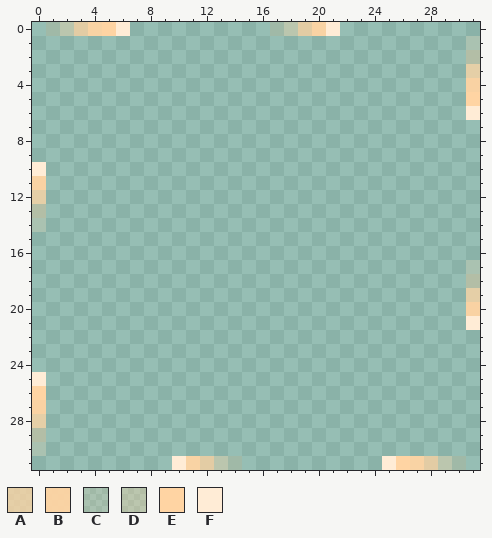
Pixel-art sprite: InParallel Art Assets/ComponentHover4.png. This is how it looked before the edit.
The file is 32x32 pixels. Colours within 5 levels of each other are drawn and written as one.
Palette (. is transparent): A #ffd4a3c1  B #ffd4a3f1  C #ffd4a331  D #ffd4a359  E #ffd4a3  F #ffecd6
Now the later version:
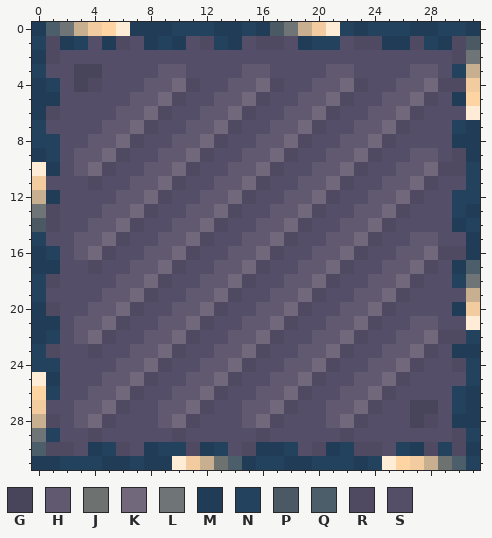
Colours new in this view: G #484459  H #605970  J #6d7170  K #71687b  L #6f7476  M #203c56  N #23425e  P #4a5964  Q #4d5e6b  R #4f4a62  S #544e68
Message: Add files via upload Hover Sprites with Compinent tiles added in the backgrund.
Difference:
colour A: #ffd4a3c1 -> #c8af90
colour B: #ffd4a3f1 -> #f2cb9e
Changed rows in their new state; - is a pixel that keeps its letter.
first column x 0:
 0 MQL----MMMNNNMMNMPL---NMNNNMMNNM
 1 NRMNSMRSMNMSRNMSRRSMNNSRRMMRNMRP
 2 MRSSSSSSSSSSSSSSSSSSSSSSSSSSSSRL
 3 NSSGGSSSSHHSSSSHHSSSSHHSSSSHHSN-
 4 MNSGRSSSHHKRSSHHKRSSHHKRSSHHKRR-
 5 MMSSSSSHHKRSSHHKRSSHHKRSSHHKRSM-
 6 MRSSSSHHKRSSHHKRSSHHKRSSHHKRSSS-
 7 NSSSSHHKRSSHHKRSSHHKRSSHHKRSSSNM
 8 NNSSHHKRSSHHKRSSHHKRSSHHKRSSSSMM
 9 MNSHHKRSSHHKRSSHHKRSSHHKRSSHHSRM
10 -MSHKRSSHHKRSSHHKRSSHHKRSSHHKRRN
11 -SSSRSSHHKRSSHHKRSSHHKRSSHHKRSSN
12 -MSSSSHHKRSSHHKRSSHHKRSSHHKRSSNN
13 LRSSSHHKRSSHHKRSSHHKRSSHHKRSSSNM
14 PRSSHHKRSSHHKRSSHHKRSSHHKRSSSSMN
15 NSSHHKRSSHHKRSSHHKRSSHHKRSSHHSSM
16 MNSHKRSSHHKRSSHHKRSSHHKRSSHHKRRM
17 MMSSRSSHHKRSSHHKRSSHHKRSSHHKRSMQ
18 NRSSSSHHKRSSHHKRSSHHKRSSHHKRSSNL
19 NSSSSHHKRSSHHKRSSHHKRSSHHKRSSSS-
20 MRSSHHKRSSHHKRSSHHKRSSHHKRSSSSM-
21 MMSHHKRSSHHKRSSHHKRSSHHKRSSHHSS-
22 MNSHKRSSHHKRSSHHKRSSHHKRSSHHKRRN
23 NRSSRSSHHKRSSHHKRSSHHKRSSHHKRSMM
24 NNSSSSHHKRSSHHKRSSHHKRSSHHKRSSRN
25 -MSSSHHKRSSHHKRSSHHKRSSHHKRSSSSN
26 -NSSHHKRSSHHKRSSHHKRSSHHKRSSSSNM
27 -SSHHKRSSHHKRSSHHKRSSHHKRSSGGSNM
28 -RSHKRSSSHKRSSSHKRSSSHKRSSSGRSMM
29 LNSSRSSSSSRSSSSSRSSSSSRSSSSSSSRN
30 QRRSMNRSMNNRMNSRMMNSRMNRRSNMRNRM
31 MMNNNMMNMM---JQMNNMMNNNMN----JQN
Boxes around the changes in both pictures, in picture pixels (x1, y1, x2, y2):
changed: (32, 22, 480, 470)
